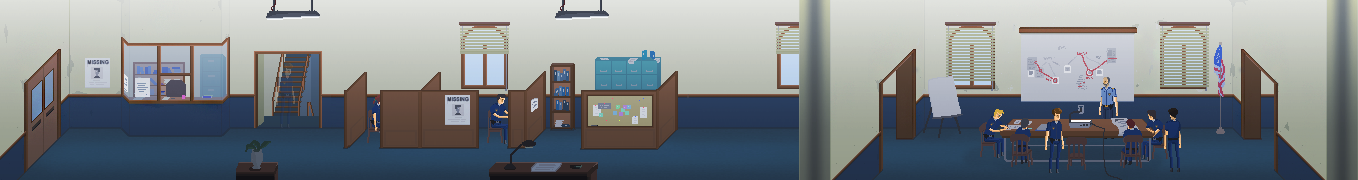
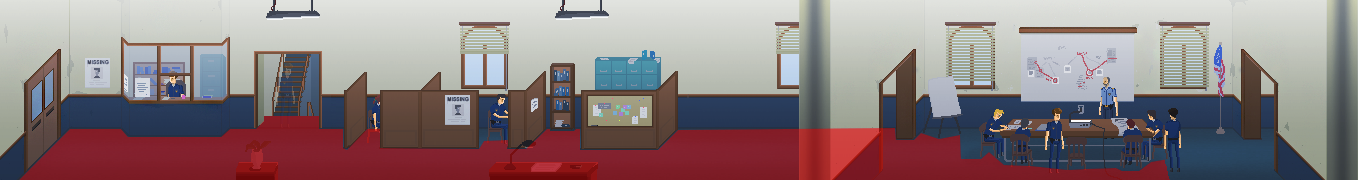
Before/after of a 1358x180 layered artwork. What changed in the layer stack:
showed "tag(nav) navmesh()", painted on it over [19, 116, 1170, 180]
showed "Layer 1 copy 2" over [168, 71, 184, 97]
